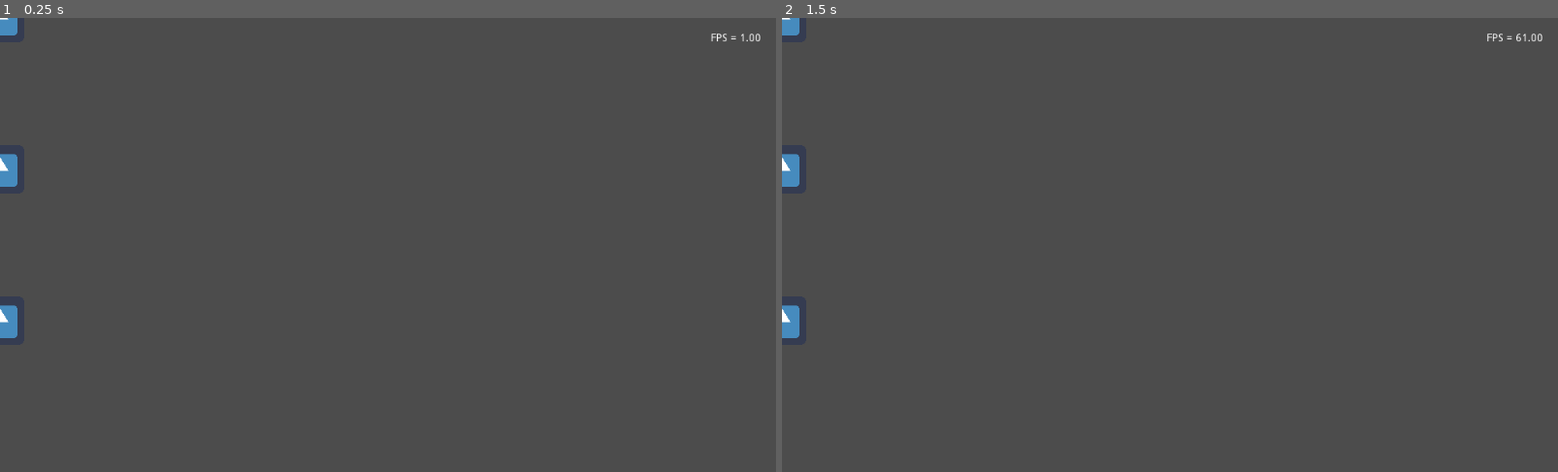
Above: before the commit, frames 1-2 (left to right).
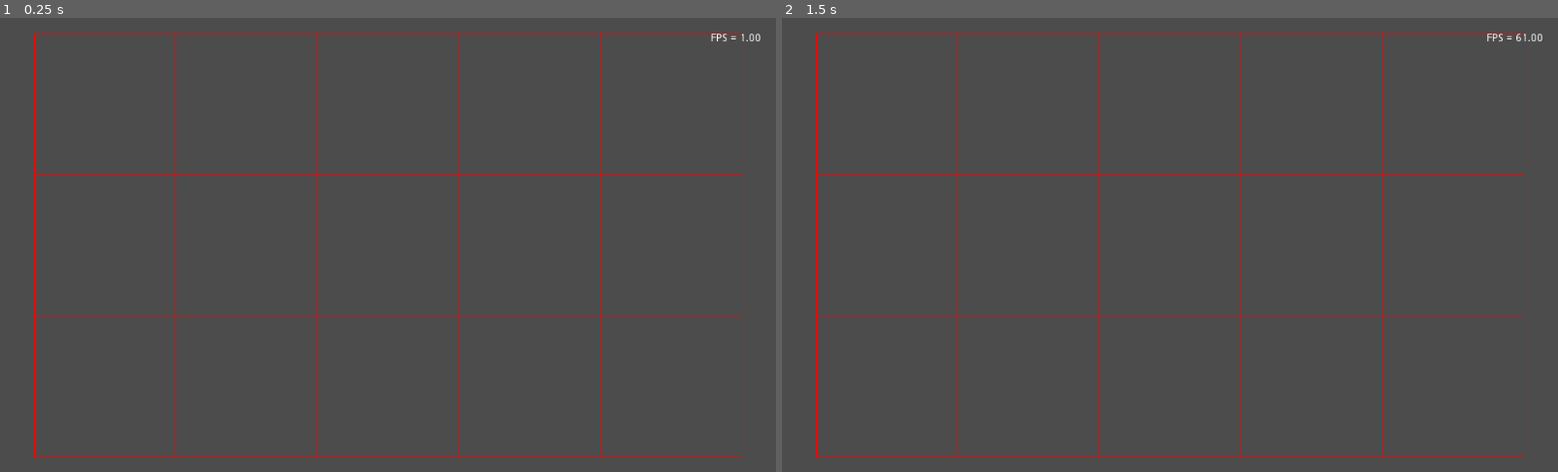
Above: after the commit, the same moments.

Repository: petraszd/vilniuspy-wave-func-collapse-slides
Game: Godot game, scene res://Scenes/Main.tscn
Two runs of this game, one before a commit and one after it. Both use one fixed random seed, a clock stepped at 60 frames per second and the inputs below. The engine's default icon, where the game draws it, is replaced by a stand-in: a white triangle on a blue panel in a dark square.
Inputs:
- Up to frame 1 (0.25 s): no input
- Up to frame 2 (1.5 s): tap Enter at 0.5 s; tap Space at 1.25 s

The runs differ from the first frame. In frame 1, 2.8% of the frame differs, in the area x 0-96%, y 0-97%; in frame 2, 2.8%.
Error in both runs: Assertion failed. (res://Scripts/WFCImageData.gd:13)

Commit message:
Groups placement

Diff:
--- a/Scenes/WFCCollapser.tscn
+++ b/Scenes/WFCCollapser.tscn
@@ -7,4 +7,4 @@
 num_cols = 5
 num_rows = 3
 
-[node name="Groups" type="Node" parent="."]
+[node name="Groups" type="Node2D" parent="."]
--- a/Scenes/WFCTile.tscn
+++ b/Scenes/WFCTile.tscn
@@ -1,10 +1,6 @@
-[gd_scene load_steps=3 format=2]
+[gd_scene load_steps=2 format=2]
 
 [ext_resource path="res://Scripts/WFCTile.gd" type="Script" id=1]
-[ext_resource path="res://icon.png" type="Texture" id=2]
 
 [node name="WFCTile" type="Node2D"]
 script = ExtResource( 1 )
-
-[node name="Sprite" type="Sprite" parent="."]
-texture = ExtResource( 2 )
--- a/Scripts/WFCCollapser.gd
+++ b/Scripts/WFCCollapser.gd
@@ -1,6 +1,8 @@
 class_name WFCCollapser
 extends Node2D
 
+
+export(int) var padding = 20
 
 export(int) var num_cols = 1
 export(int) var num_rows = 1
@@ -8,34 +10,52 @@
 var tile_scene = preload("res://Scenes/WFCTile.tscn")
 var tiles = []
 
+
 func _ready():
-    print("Collapser: ready")
+    assert(num_cols > 0)
+    assert(num_rows > 0)
     generate_tiles()
-
+    rescale_groups_wrapper()
 
 func generate_tiles():
-    var screen_size = get_viewport().size
-    print(screen_size)
-
-    # TODO: Wrong. It depends on a screen size and on a num_cols, num_rows
-    var w = screen_size.x
-    var h = screen_size.y
-
-    var x_delta = 0
-    var y_delta = 0
-    var x_size = min(w, h) / float(num_cols)
-    var y_size = min(w, h) / float(num_rows)
-
-    if h > w:
-        y_delta = (h - w) / 2.0
-    elif w > h:
-        x_delta = (w - h) / 2.0
-
     for y in range(num_rows):
         for x in range(num_cols):
             var tile = tile_scene.instance()
+            $Groups.add_child(tile)
             tile.idx = y * num_cols + x
-            tile.global_position.x = x_delta + x * x_size
-            tile.global_position.y = y_delta + y * y_size
-            $Groups.add_child(tile)
+            tile.position.x = x
+            tile.position.y = y
             tiles.append(tile)
+
+func rescale_groups_wrapper():
+    var screen_size = get_viewport().size
+    if screen_size.x == 0 or screen_size.y == 0:
+        return
+
+    var screen_x = screen_size.x - padding * 2
+    if screen_x < padding:
+        screen_x = screen_size.x
+
+    var screen_y = screen_size.y - padding * 2
+    if screen_y < padding:
+        screen_y = screen_size.y
+
+    # TODO: screen size padding
+
+    var x_ratio = screen_x / num_cols
+    var y_ratio = screen_y / num_rows
+    var ratio = min(x_ratio, y_ratio)
+
+    var x_delta = padding
+    var y_delta = padding
+
+    if x_ratio < y_ratio:
+        y_delta += (screen_y - num_rows * ratio) * 0.5
+    elif y_ratio < x_ratio:
+        x_delta += (screen_x - num_cols * ratio) * 0.5
+
+    $Groups.scale.x = ratio
+    $Groups.scale.y = ratio
+
+    $Groups.position.x = x_delta
+    $Groups.position.y = y_delta
--- a/Scripts/WFCTile.gd
+++ b/Scripts/WFCTile.gd
@@ -7,3 +7,11 @@
 
 func _ready():
     set_name("Tile %d" % idx)
+
+
+func _draw():
+    var line_color = Color(1.0, 0.0, 0.0)
+    draw_line(Vector2(0, 0), Vector2(1, 0), line_color)
+    draw_line(Vector2(1, 0), Vector2(1, 1), line_color)
+    draw_line(Vector2(1, 1), Vector2(0, 1), line_color)
+    draw_line(Vector2(0, 1), Vector2(0, 0), line_color)
